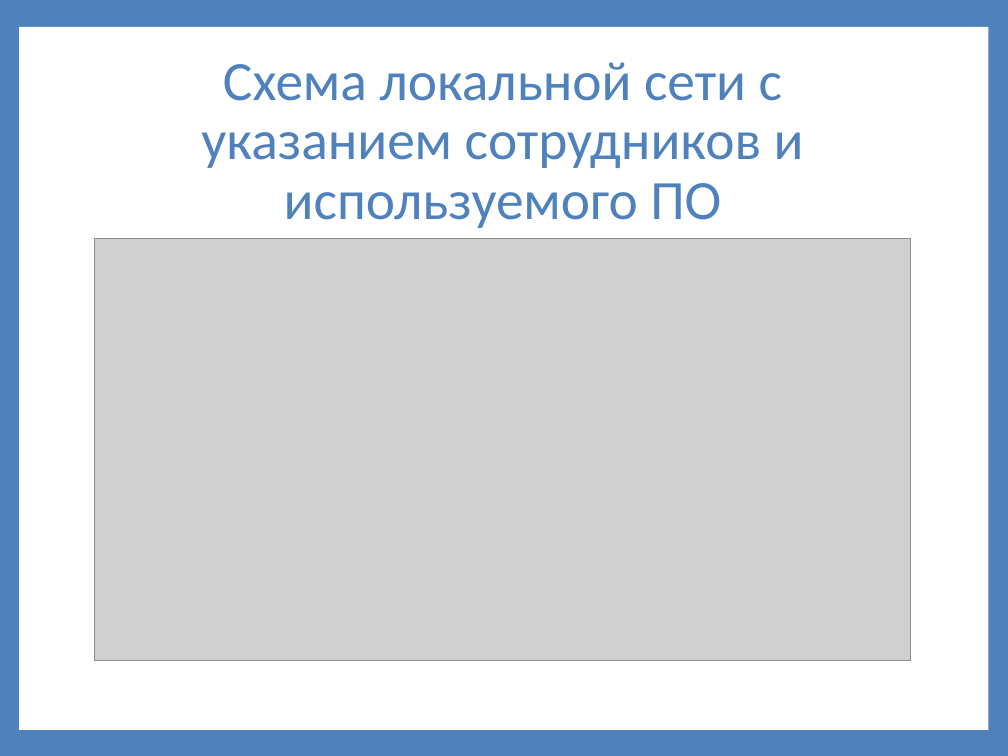
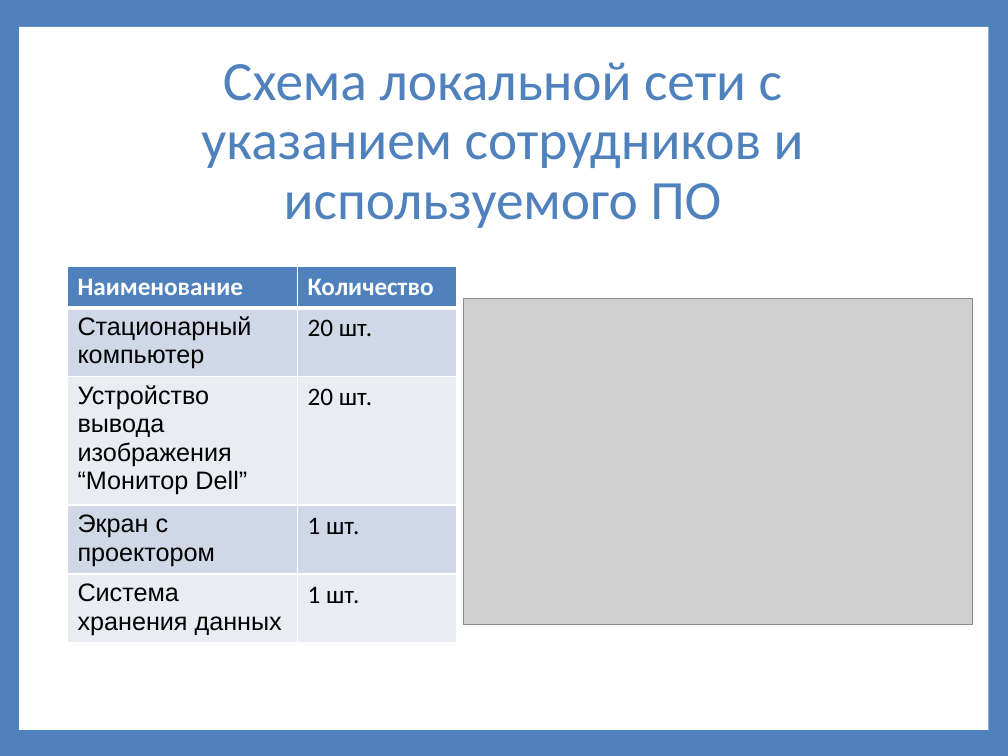
Before and after one commit to prog-kkkmt/pdp-p2-16, a slide deck: slide 4 of Презентация Братцев.pptx. Drawn at 1008x756 pixels with LibreOffice and Linux fonts; fonts in the diff are those of the drawing; grey boxes stand for pictures. Boxes give left, top, right and bottom in pixels: in the first picture for what was removed or moved away, otherwise in the second. Text is boxed around its words. In the diff, an @@ line names an element or a change of style, - is before the commit and + after.

```diff
--- a/Презентация Братцев.pptx
+++ b/Презентация Братцев.pptx
@@ picture removed at (x1=95, y1=239, x2=911, y2=660) @@
@@ table added at (x1=68, y1=267, x2=456, y2=647), 5 rows, 2 columns @@
+Наименование | Количество
+Стационарный компьютер | 20 шт.
+Устройство вывода изображения “Монитор Dell” | 20 шт.
+Экран с проектором | 1 шт.
+Система хранения данных | 1 шт.
@@ picture added at (x1=464, y1=298, x2=973, y2=624) @@
```
Also in this commit, not shown: 1 other slide changed, 1 other file.
